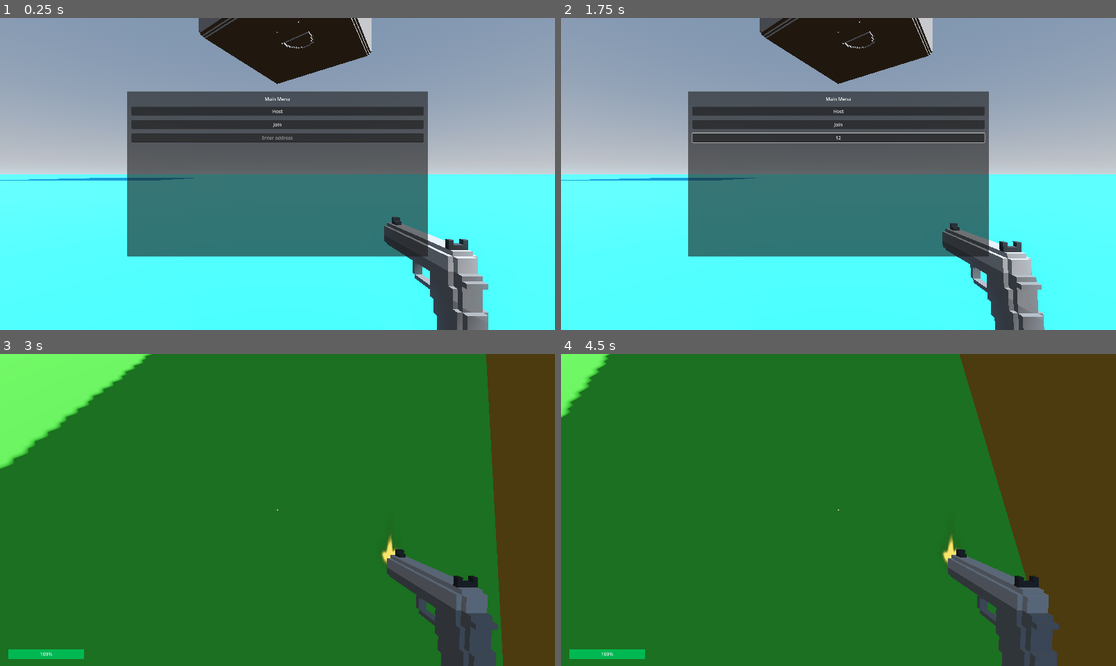
Above: before the commit, frames 1-4 (two rows, left to right).
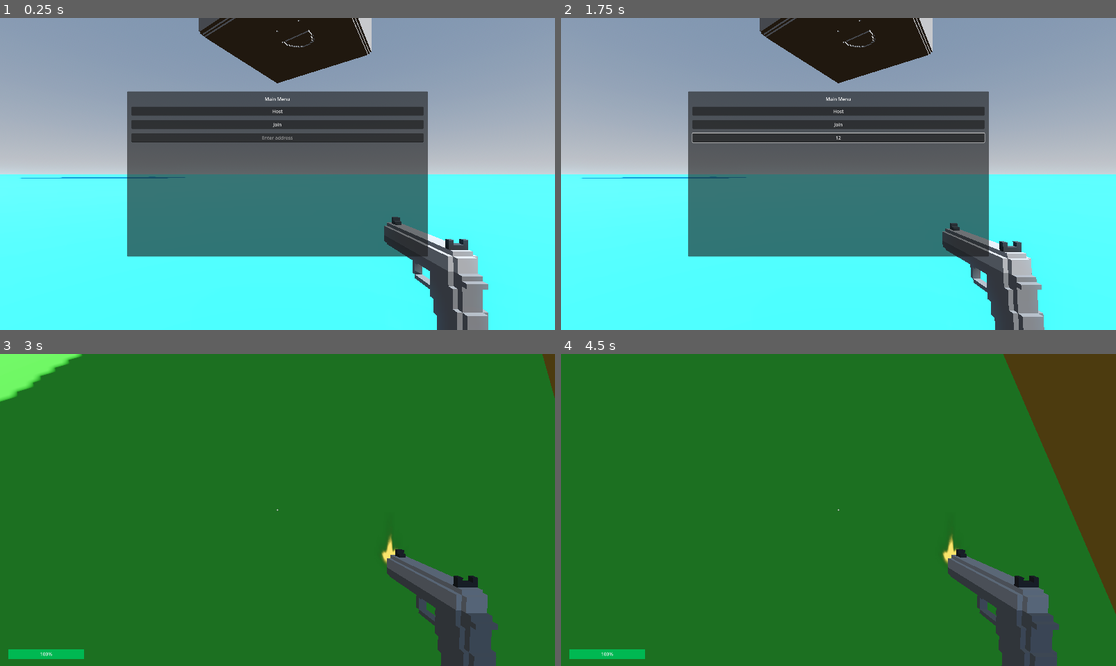
Above: after the commit, the same moments.

Repository: qdanq/Battle-duo
Game: Godot game, scene res://world.tscn
Two runs of this game, one before a commit and one after it. Both use one fixed random seed, a clock stepped at 60 frames per second and the inputs below.
Inputs (mouse positions are in pixels of both pictures, inside the frame that each line leads up to):
- Up to frame 1 (0.25 s): no input
- Up to frame 2 (1.75 s): click (838, 136) at 0.52 s; type "12" at 0.6 s; tap Enter (ui_accept) at 1.25, 1.52 s; move the mouse to (960, 158) at 1.27 s; hold Right (ui_right) from 1.28 s (still down); click (960, 158) at 1.35 s
- Up to frame 3 (3 s): release Right (ui_right) at 2 s; click "Host" at 2 s; move the mouse to (249, 510) at 2.77 s; hold Up (ui_up) from 2.78 s (still down); click (249, 510) at 2.85 s
- Up to frame 4 (4.5 s): keep holding Up (ui_up); tap Enter (ui_accept) at 3.02 s; move the mouse to (849, 503) at 3.52 s; click (849, 503) at 3.6 s; move the mouse to (832, 516) at 4.27 s; click (832, 516) at 4.35 s

The runs differ from the first frame. In frame 1, 0.7% of the frame differs, in the area x 0-86%, y 0-100%; in frame 2, 0.7%; in frame 3, 15%, in the area x 0-100%, y 0-100%; in frame 4, 12%.

Commit message:
Edit soldier model.

Diff:
--- a/player.tscn
+++ b/player.tscn
@@ -1,5 +1,6 @@
 [gd_scene load_steps=20 format=3 uid="uid://dfvi0w0b8q13k"]
 
+[ext_resource type="ArrayMesh" uid="uid://12ptynvm7wgb" path="res://models/units/soldier.obj" id="1_axkm0"]
 [ext_resource type="ArrayMesh" uid="uid://bxourcuql6iub" path="res://models/weapons/pistol.obj" id="1_qi2as"]
 [ext_resource type="Texture2D" uid="uid://bmbu12lbnrams" path="res://addons/kenney_particle_pack/muzzle_05.png" id="2_er7t0"]
 [ext_resource type="AudioStream" uid="uid://d0d74epfw3sg3" path="res://audio/pistol_shoot.wav" id="3_1g14o"]
@@ -146,8 +147,6 @@
 	return loc
 
 "
-
-[sub_resource type="CapsuleMesh" id="CapsuleMesh_8ag0u"]
 
 [sub_resource type="CapsuleShape3D" id="CapsuleShape3D_g2l7h"]
 
@@ -307,15 +306,15 @@
 script = SubResource("GDScript_8cwsq")
 
 [node name="PlayerModel" type="MeshInstance3D" parent="."]
-transform = Transform3D(1, 0, 0, 0, 1, 0, 0, 0, 1, 0, 1, 0)
-mesh = SubResource("CapsuleMesh_8ag0u")
+transform = Transform3D(-1.2, 0, -1.04907e-07, 0, 1.2, 0, 1.04907e-07, 0, -1.2, 0, 0, 0)
+mesh = ExtResource("1_axkm0")
 
 [node name="CollisionShape3D" type="CollisionShape3D" parent="."]
 transform = Transform3D(1.16197, 0, 0, 0, 1, 0, 0, 0, 1.50571, 0.015285, 1, -0.231519)
 shape = SubResource("CapsuleShape3D_g2l7h")
 
 [node name="Camera3D" type="Camera3D" parent="."]
-transform = Transform3D(1, 0, 0, 0, 1, 0, 0, 0, 1, 0, 1.55603, -0.112114)
+transform = Transform3D(1, 0, 0, 0, 1, 0, 0, 0, 1, 1.50834e-08, 1.12745, -0.457182)
 
 [node name="Pistol" type="MeshInstance3D" parent="Camera3D"]
 transform = Transform3D(-3.61999e-07, 0, 0.1, 0, 0.1, 0, -0.1, 0, -3.61999e-07, 0.55674, -0.476864, -0.461548)
Not shown, changed: models/units/soldier.obj
Not shown, changed: models/units/soldier.vox
